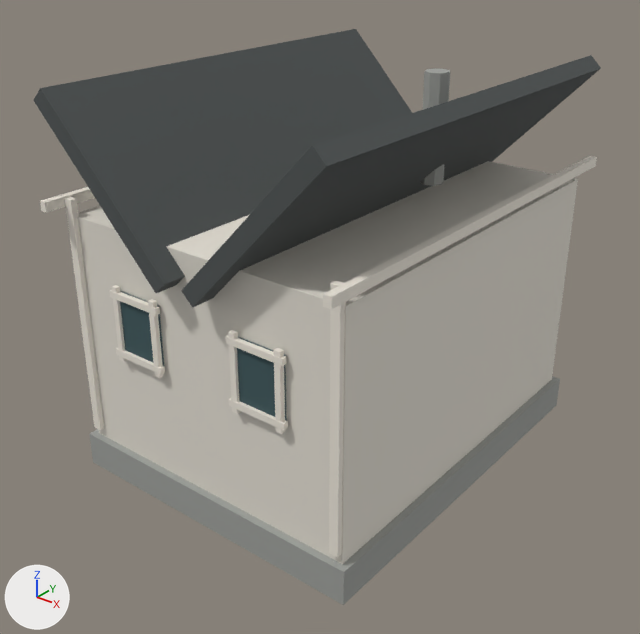
One commit to the glTF model assets/runtime/models/norway/norway-house-white-red_lod0.glb: the scene before it, then after it.
One viewpoint serves both versions: a 50 mm camera at (12.75, -16.69, 13.75) aimed at (-0.14, -0.58, 3.76). Every picture has the same lights, and +X, +Y and +Z are marked at lower left. The older version comes first. Vertices at exactly the same position are counted once.

Before the edit, the objects in view are built like this:
```python
me_cube_147 = bpy.data.meshes.new('Cube.147')
me_cube_147.from_pydata(...)  # 8 vertices, 12 faces; spans x -1.87..1.87, y -5.57..5.57, z -1.93..1.93
me_cube_147.materials.append(mat_rf_roof_slate)  # dark grey #4d5252
me_cube_148 = bpy.data.meshes.new('Cube.148')
me_cube_148.from_pydata(...)  # 8 vertices, 12 faces; spans x -1.87..1.87, y -5.57..5.57, z -1.93..1.93
me_cube_148.materials.append(mat_rf_roof_slate)  # dark grey #4d5252
me_cube_151 = bpy.data.meshes.new('Cube.151')
me_cube_151.from_pydata(...)  # a box spanning x -0.09..0.09, y -5.65..5.65, z -0.12..0.12
me_cube_151.materials.append(mat_rf_trim_white_red)  # white #efe8dd
me_cube_152 = bpy.data.meshes.new('Cube.152')
me_cube_152.from_pydata(...)  # a box spanning x -0.09..0.09, y -5.65..5.65, z -0.12..0.12
me_cube_152.materials.append(mat_rf_trim_white_red)  # white #efe8dd
me_cube_153 = bpy.data.meshes.new('Cube.153')
me_cube_153.from_pydata(...)  # a box spanning x -0.68..0.68, y -0.06..0.06, z -0.8..0.8
me_cube_153.materials.append(mat_rf_glass)  # dark cyan #3c575b
ob_rf_house_fascia = bpy.data.objects.new('RF_House_Fascia', me_cube_151)
ob_rf_house_fascia.location = (-4.08, 0.0, 7.25)
ob_rf_house_fascia_001 = bpy.data.objects.new('RF_House_Fascia.001', me_cube_152)
ob_rf_house_fascia_001.location = (4.08, 0.0, 7.25)
ob_rf_house_roofa = bpy.data.objects.new('RF_House_RoofA', me_cube_147)
ob_rf_house_roofa.location = (-2.12, 0.0, 8.0)
ob_rf_house_roofb = bpy.data.objects.new('RF_House_RoofB', me_cube_148)
ob_rf_house_roofb.location = (2.12, 0.0, 8.0)
ob_rf_house_windowrecess = bpy.data.objects.new('RF_House_WindowRecess', me_cube_153)
ob_rf_house_windowrecess.location = (-1.84, -5.05, 4.6)
# also in view: 'RF_House_WindowTrim.005' at (2.46, -5.13, 4.6); 'RF_House_Corner.001' at (3.86, -5.05, 4.24); 'RF_House_Walls' at (0.0, 0.0, 3.9); 'RF_House_WindowRecess.001' at (1.84, -5.05, 4.6); 'RF_House_Foundation' at (0.0, 0.0, 0.45)
```
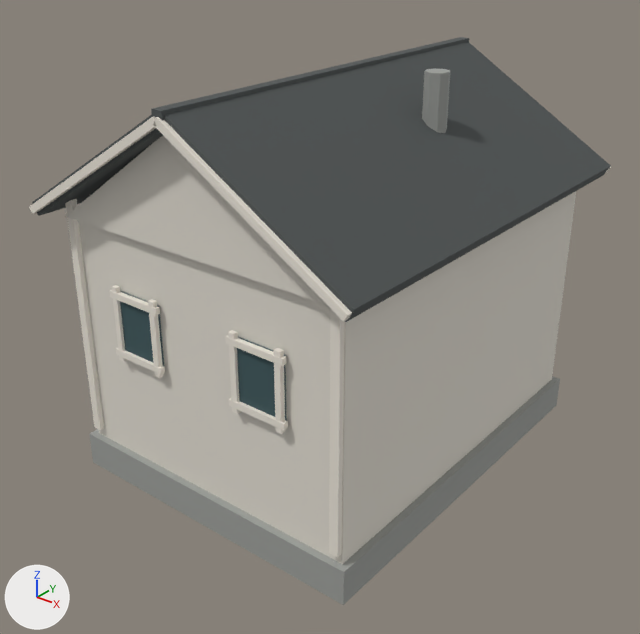
Not visible in the pictures: 'RF_House_VergeRightRear'.

Changed parts and their boxes (x1, y1, x2, y2) in the pictures (640 x 634 px):
'RF_House_RoofB', reshaped, moved (6% wider, 11% taller)
    before: (181, 55, 601, 308)
    after: (164, 42, 611, 322)
'RF_House_RoofA', reshaped, moved
    before: (34, 29, 412, 293)
    after: (32, 115, 163, 216)
'RF_House_Gables', added
    after: (65, 136, 327, 305)
'RF_House_Fascia.001', deleted
    before: (323, 156, 597, 309)
'RF_House_VergeRightFront', added
    after: (153, 117, 352, 322)
'RF_House_RidgeCap', added
    after: (151, 37, 469, 120)
'RF_House_VergeLeftFront', added
    after: (29, 116, 156, 214)
'RF_House_Fascia', deleted
    before: (40, 187, 95, 213)

Edits to the bpy script that builds the scene:
```text
Change me_cube_147:
    remove me_cube_147.from_pydata(...)  # 8 vertices, 12 faces; spans x -1.87..1.87, y -5.57..5.57, z -1.93..1.93
    add me_cube_147.from_pydata(...)  # 8 vertices, 12 faces; spans x -2.35..2.35, y -5.58..5.58, z -1.51..1.51
    me_cube_147 part 1
    me_cube_147.vertices[0].co: (-1.87, -5.57, 1.64) -> (-2.17, -5.58, -1.51)  # pixel (33, 100) -> pixel (38, 215)
    me_cube_147.vertices[1].co: (-1.57, -5.57, 1.93) -> (-2.35, -5.58, -1.22)  # pixel (40, 88) -> pixel (31, 202)
    me_cube_147.vertices[2].co: (-1.87, 5.57, 1.64) -> (-2.17, 5.58, -1.51)
    me_cube_147.vertices[3].co: (-1.57, 5.57, 1.93) -> (-2.35, 5.58, -1.22)  # pixel (355, 28) -> not seen
    me_cube_147.vertices[4].co: (1.57, -5.57, -1.93) -> (2.35, -5.58, 1.22)  # pixel (155, 293) -> not seen
    me_cube_147.vertices[5].co: (1.87, -5.57, -1.64) -> (2.17, -5.58, 1.51)  # pixel (164, 284) -> not seen
    me_cube_147.vertices[6].co: (1.57, 5.57, -1.93) -> (2.35, 5.58, 1.22)
    me_cube_147.vertices[7].co: (1.87, 5.57, -1.64) -> (2.17, 5.58, 1.51)
Change me_cube_148:
    remove me_cube_148.from_pydata(...)  # 8 vertices, 12 faces; spans x -1.87..1.87, y -5.57..5.57, z -1.93..1.93
    add me_cube_148.from_pydata(...)  # 8 vertices, 12 faces; spans x -2.35..2.35, y -5.58..5.58, z -1.51..1.51
    me_cube_148 part 2
    me_cube_148.vertices[0].co: (-1.57, -5.57, -1.93) -> (-2.35, -5.58, 1.22)  # pixel (192, 307) -> not seen
    me_cube_148.vertices[1].co: (-1.87, -5.57, -1.64) -> (-2.17, -5.58, 1.51)  # pixel (181, 290) -> not seen
    me_cube_148.vertices[2].co: (-1.57, 5.57, -1.93) -> (-2.35, 5.58, 1.22)
    me_cube_148.vertices[3].co: (-1.87, 5.57, -1.64) -> (-2.17, 5.58, 1.51)
    me_cube_148.vertices[4].co: (1.87, -5.57, 1.64) -> (2.17, -5.58, -1.51)  # pixel (326, 166) -> pixel (345, 322)
    me_cube_148.vertices[5].co: (1.57, -5.57, 1.93) -> (2.35, -5.58, -1.22)  # pixel (312, 145) -> pixel (354, 309)
    me_cube_148.vertices[6].co: (1.87, 5.57, 1.64) -> (2.17, 5.58, -1.51)  # pixel (601, 68) -> pixel (603, 175)
    me_cube_148.vertices[7].co: (1.57, 5.57, 1.93) -> (2.35, 5.58, -1.22)  # pixel (591, 54) -> pixel (611, 165)
Add me_cube_200:
    me_cube_200.from_pydata([(-2.31, -0.08, 1.29), (-2.21, -0.08, 1.44), (-2.31, 0.08, 1.29), (-2.21, 0.08, 1.44), (2.21, -0.08, -1.44), (2.31, -0.08, -1.29), (2.21, 0.08, -1.44), (2.31, 0.08, -1.29)], [], [(0, 1, 3), (0, 3, 2), (2, 3, 7), (2, 7, 6), (6, 7, 5), (6, 5, 4), (4, 5, 1), (4, 1, 0), (2, 6, 4), (2, 4, 0), (7, 3, 1), (7, 1, 5)])
    me_cube_200.materials.append(mat_rf_warm_white)  # white #efe8dd
Add me_cube_197:
    me_cube_197.from_pydata([(-2.21, -0.08, -1.44), (-2.31, -0.08, -1.29), (-2.21, 0.08, -1.44), (-2.31, 0.08, -1.29), (2.31, -0.08, 1.29), (2.21, -0.08, 1.44), (2.31, 0.08, 1.29), (2.21, 0.08, 1.44)], [], [(0, 1, 3), (0, 3, 2), (2, 3, 7), (2, 7, 6), (6, 7, 5), (6, 5, 4), (4, 5, 1), (4, 1, 0), (2, 6, 4), (2, 4, 0), (7, 3, 1), (7, 1, 5)])
    me_cube_197.materials.append(mat_rf_warm_white)  # white #efe8dd
Change ob_rf_house_roofa:
    ob_rf_house_roofa.location: (-2.12, 0.0, 8.0) -> (-2.26, 0.0, 8.44)
Change ob_rf_house_roofb:
    ob_rf_house_roofb.location: (2.12, 0.0, 8.0) -> (2.26, 0.0, 8.44)
Remove ob_rf_house_fascia:
    ob_rf_house_fascia = bpy.data.objects.new('RF_House_Fascia', me_cube_151)
Remove ob_rf_house_fascia_001:
    ob_rf_house_fascia_001 = bpy.data.objects.new('RF_House_Fascia.001', me_cube_152)
Add ob_rf_house_ridgecap:
    ob_rf_house_ridgecap = bpy.data.objects.new('RF_House_RidgeCap', me_cube_201)  # a box spanning x -0.14..0.14, y -5.64..5.64, z -0.12..0.12; in mat_rf_roof_slate (dark grey #4d5252)
    ob_rf_house_ridgecap.location = (0.0, 0.0, 9.89)
Add ob_rf_house_vergerightrear:
    ob_rf_house_vergerightrear = bpy.data.objects.new('RF_House_VergeRightRear', me_cube_200)
    ob_rf_house_vergerightrear.location = (2.26, 5.62, 8.44)
Add ob_rf_house_vergerightfront:
    ob_rf_house_vergerightfront = bpy.data.objects.new('RF_House_VergeRightFront', me_cube_200.copy())
    ob_rf_house_vergerightfront.location = (2.26, -5.62, 8.44)
Add ob_rf_house_vergeleftfront:
    ob_rf_house_vergeleftfront = bpy.data.objects.new('RF_House_VergeLeftFront', me_cube_197)
    ob_rf_house_vergeleftfront.location = (-2.26, -5.62, 8.44)
Add ob_rf_house_gables:
    ob_rf_house_gables = bpy.data.objects.new('RF_House_Gables', me_rf_house_gables_mesh_012)  # 12 vertices, 16 faces; spans x -4.0..4.0, y -5.16..5.16, z 6.9..9.67; in mat_rf_wall_white_red (white #e5dfd4)
    ob_rf_house_gables.location = (0.0, 0.0, 0.0)
```
